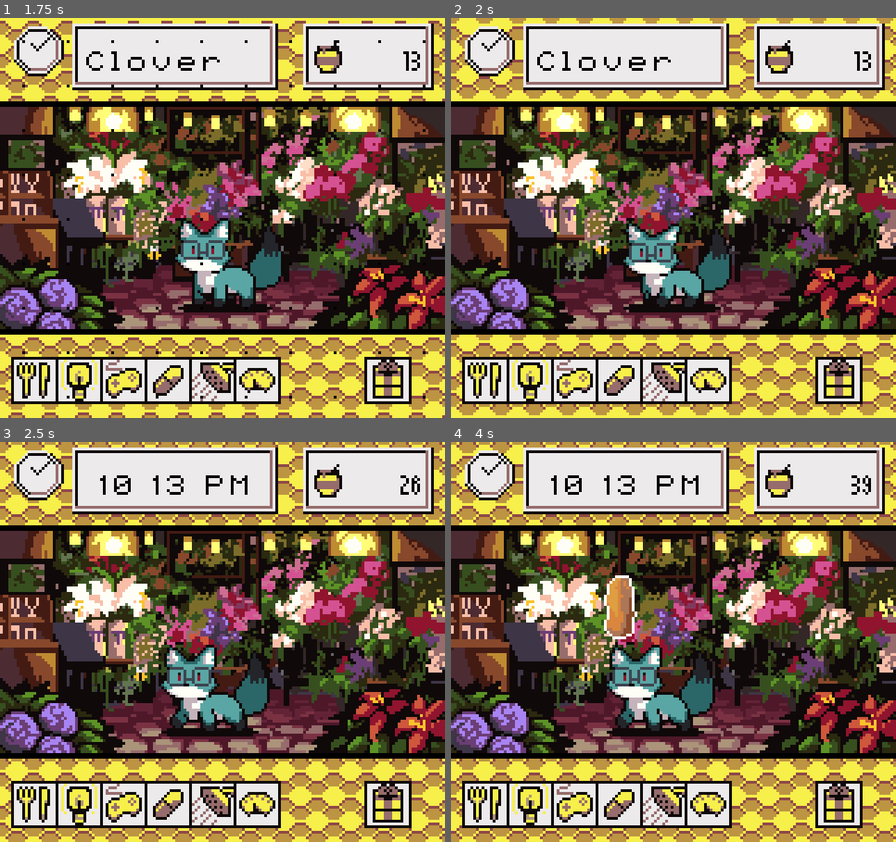
Above: before the commit, frames 1-4 (two rows, left to right).
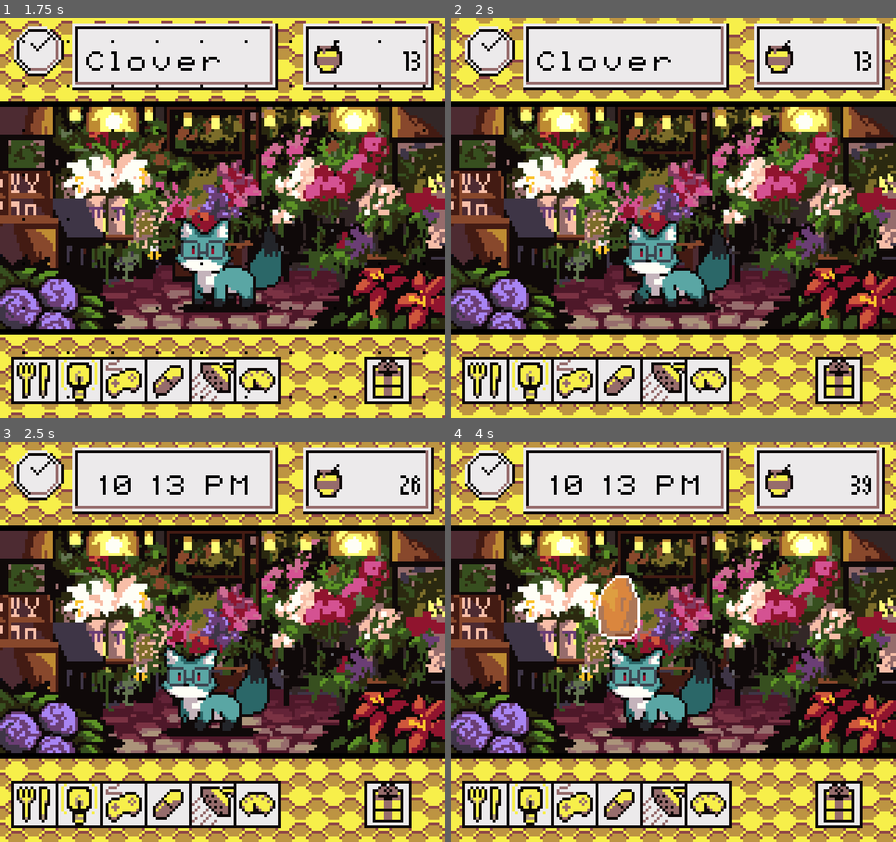
Above: after the commit, the same moments.

Repository: erodozer/pet.clover
Game: Godot game, scene res://Main.tscn
Same seed, same stepped clock (60 frames per second), same inputs: the game is played once before the commit and once after it.
Inputs (mouse positions are in pixels of both pictures, inside the frame that each line leads up to):
- Up to frame 1 (1.75 s): tap Enter at 0.5 s; move the mouse to (320, 198) at 0.52 s; click (320, 198) at 0.67 s; tap Space at 1.25 s; move the mouse to (133, 238) at 1.27 s; click (133, 238) at 1.42 s
- Up to frame 2 (2 s): no input
- Up to frame 3 (2.5 s): click (40, 482) at 2 s
- Up to frame 4 (4 s): click (486, 806) at 2.75 s; click (531, 806) at 3.5 s

Frame 1 is identical in both runs. In frame 2, 0.6% of the frame differs, in the area x 38-59%, y 50-73%; in frame 3, 0.6%; in frame 4, 1.4%, in the area x 32-55%, y 34-73%.

Commit message:
add soju and fries unlocks, food submenu

Diff:
--- a/GameState.gd
+++ b/GameState.gd
@@ -30,9 +30,7 @@
 
 var lights_on = true
 
-var unlocks = {
-	"game.plinko": false
-} setget _update_unlocks
+var unlocks = {} setget _update_unlocks
 
 signal stats_changed(stats)
 signal timers_changed(timers)
@@ -54,20 +52,26 @@
 func now() -> float:
 	return Time.get_unix_time_from_system()
 
-func can_act(action):
+func can_act(action, unlockable = null):
 	if not (action in timers):
 		return true
 
 	if stats.is_asleep:
 		return false
 
+	if unlockable and not unlocks.get(unlockable, false):
+		return false
+
 	var next_allowed: float = timers.get(action, 999999999.0)
 	return now() > next_allowed
 
 func _update_unlocks(change):
 	unlocks = {
-		"bath.soap": change.get("bath.soap", false),
-		"game.plinko": change.get("game.plinko", false),
+		"bath.soap": change.get("bath.soap", unlocks.get("bath.soap", false)),
+		"game.plinko": change.get("game.plinko", unlocks.get("game.plinko", false)),
+		"game.hilo": change.get("game.hilo", unlocks.get("game.hilo", false)),
+		"food.fries": change.get("food.fries", unlocks.get("food.fries", false)),
+		"food.soju": change.get("food.soju", unlocks.get("food.soju", false)),
 	}
 
 func _update_stats(change):
--- a/scenes/flowershop/FoodDrop.gd
+++ b/scenes/flowershop/FoodDrop.gd
@@ -4,6 +4,15 @@
 	"nuggie": {
 		"hungry": 50.0,
 		"cooldown": 30.0,
+	},
+	"fries": {
+		"hungry": 150.0,
+		"cooldown": 40.0
+	},
+	"soju": {
+		"hungry": 25.0,
+		"boredom": -25.0,
+		"cooldown": 20.0
 	}
 }
 
@@ -33,8 +42,9 @@
 	position = Vector2(-1000, -1000)
 
 	GameState.stats = {
-		"hungry": GameState.stats.hungry + FOODS[food_type].hungry,
+		"hungry": GameState.stats.hungry + FOODS[food_type].get("hungry", 0.0),
+		"boredom": GameState.stats.boredom + FOODS[food_type].get("boredom", 0.0),
 	}
 	GameState.timers = {
-		"eat": GameState.now() + FOODS[food_type].cooldown
+		"eat": GameState.now() + FOODS[food_type].get("cooldown", 0.0)
 	}
--- a/scenes/flowershop/Fox.tscn
+++ b/scenes/flowershop/Fox.tscn
@@ -71,7 +71,6 @@
 position = Vector2( 0, -19 )
 frames = ExtResource( 3 )
 animation = "walk"
-frame = 2
 playing = true
 
 [node name="Dirty" type="Node2D" parent="."]
--- a/scenes/flowershop/food/food.tres
+++ b/scenes/flowershop/food/food.tres
@@ -10,9 +10,40 @@
 [ext_resource path="res://scenes/flowershop/food/nuggie_eat_1.png" type="Texture" id=8]
 [ext_resource path="res://scenes/flowershop/food/nuggie_eat_2.png" type="Texture" id=9]
 [ext_resource path="res://scenes/flowershop/food/nuggie_eat_3.png" type="Texture" id=10]
+[ext_resource path="res://scenes/flowershop/food/soju_3.png" type="Texture" id=11]
+[ext_resource path="res://scenes/flowershop/food/soju_0.png" type="Texture" id=12]
+[ext_resource path="res://scenes/flowershop/food/soju_1.png" type="Texture" id=13]
+[ext_resource path="res://scenes/flowershop/food/soju_eat_2.png" type="Texture" id=14]
+[ext_resource path="res://scenes/flowershop/food/soju_2.png" type="Texture" id=15]
+[ext_resource path="res://scenes/flowershop/food/soju_4.png" type="Texture" id=16]
+[ext_resource path="res://scenes/flowershop/food/soju_eat_1.png" type="Texture" id=17]
+[ext_resource path="res://scenes/flowershop/food/soju_eat_4.png" type="Texture" id=18]
+[ext_resource path="res://scenes/flowershop/food/fries_eat_2.png" type="Texture" id=19]
+[ext_resource path="res://scenes/flowershop/food/fries_eat_4.png" type="Texture" id=20]
+[ext_resource path="res://scenes/flowershop/food/fries_eat_5.png" type="Texture" id=21]
+[ext_resource path="res://scenes/flowershop/food/fries_6.png" type="Texture" id=22]
+[ext_resource path="res://scenes/flowershop/food/fries_7.png" type="Texture" id=23]
+[ext_resource path="res://scenes/flowershop/food/fries_0.png" type="Texture" id=24]
+[ext_resource path="res://scenes/flowershop/food/fries_1.png" type="Texture" id=25]
+[ext_resource path="res://scenes/flowershop/food/fries_4.png" type="Texture" id=26]
+[ext_resource path="res://scenes/flowershop/food/fries_eat_1.png" type="Texture" id=27]
+[ext_resource path="res://scenes/flowershop/food/fries_3.png" type="Texture" id=28]
+[ext_resource path="res://scenes/flowershop/food/fries_eat_3.png" type="Texture" id=29]
+[ext_resource path="res://scenes/flowershop/food/fries_2.png" type="Texture" id=30]
+[ext_resource path="res://scenes/flowershop/food/fries_5.png" type="Texture" id=31]
 
 [resource]
 animations = [ {
+"frames": [ ExtResource( 24 ), ExtResource( 25 ), ExtResource( 30 ), ExtResource( 26 ), ExtResource( 28 ), ExtResource( 31 ), ExtResource( 22 ), ExtResource( 23 ) ],
+"loop": true,
+"name": "fries",
+"speed": 5.0
+}, {
+"frames": [ ExtResource( 24 ), ExtResource( 27 ), ExtResource( 19 ), ExtResource( 29 ), ExtResource( 20 ), ExtResource( 21 ) ],
+"loop": false,
+"name": "fries:eat",
+"speed": 3.0
+}, {
 "frames": [ ExtResource( 5 ), ExtResource( 1 ), ExtResource( 6 ), ExtResource( 2 ), ExtResource( 3 ), ExtResource( 1 ), ExtResource( 4 ), ExtResource( 2 ) ],
 "loop": true,
 "name": "nuggie",
@@ -22,4 +53,14 @@
 "loop": false,
 "name": "nuggie:eat",
 "speed": 2.0
+}, {
+"frames": [ ExtResource( 12 ), ExtResource( 13 ), ExtResource( 15 ), ExtResource( 11 ), ExtResource( 16 ) ],
+"loop": true,
+"name": "soju",
+"speed": 5.0
+}, {
+"frames": [ ExtResource( 12 ), ExtResource( 17 ), ExtResource( 14 ), ExtResource( 18 ) ],
+"loop": false,
+"name": "soju:eat",
+"speed": 2.0
 } ]
--- a/scenes/flowershop/scene.gd
+++ b/scenes/flowershop/scene.gd
@@ -5,6 +5,7 @@
 
 onready var fox = get_node("%Fox")
 onready var food = get_node("%FoodDrop")
+onready var menu = get_node("%UIControls")
 
 # barriers around twitch chat to prevent
 # processing too many commands or simultaneous commands
@@ -20,7 +21,7 @@
 		"lights on":
 			_toggle_lights(true)
 		"food", "give food":
-			_drop_food()
+			_drop_food("nuggie")
 		"bath", "bathe", "wash":
 			_bathe()
 		"heal", "cure", "give medicine":
@@ -67,7 +68,7 @@
 	var ui = get_node("UIControls")
 	var camera = fox.get_node("FollowCamera") as Camera2D
 
-	ui.show_back()
+	ui.show_submenu("stats")
 	var panel = get_node("%StatusPanel")
 	var tween = create_tween()
 	tween.parallel().tween_property(panel, "rect_position:x", 64.0, 0.3)
@@ -179,11 +180,27 @@
 	}
 	accepting_actions = true
 
-func _drop_food(food_type = "nuggie"):
+func _drop_food(food_type = null):
 	if not GameState.can_act("eat"):
 		return
 
 	accepting_actions = false
+
+	if not food_type:
+		food_type = "nuggie"
+		if GameState.unlocks.get("food.fries", false) or \
+		  GameState.unlocks.get("food.soju", false):
+			menu.show_submenu("food")
+			var result = yield(menu, "action_pressed")
+			var action = result[0]
+
+			if action == "back":
+				menu.show_menu()
+				accepting_actions = true
+				return
+			food_type = action
+			menu.show_menu()
+
 	# pause processing while lookin for food
 	NoClick.visible = true
 
--- a/scenes/flowershop/scene.tscn
+++ b/scenes/flowershop/scene.tscn
@@ -103,6 +103,7 @@
 script = ExtResource( 16 )
 
 [node name="UIControls" parent="." instance=ExtResource( 17 )]
+unique_name_in_owner = true
 
 [node name="StatusPanel" parent="UIControls" instance=ExtResource( 7 )]
 unique_name_in_owner = true
@@ -137,8 +138,8 @@
 material = SubResource( 15 )
 position = Vector2( 105, -39 )
 frames = ExtResource( 18 )
-animation = "nuggie"
-frame = 7
+animation = "fries:eat"
+frame = 5
 playing = true
 script = ExtResource( 28 )
 
@@ -161,6 +162,7 @@
 [node name="Sprite" type="AnimatedSprite" parent="WashScene/Fox"]
 position = Vector2( 0, -19 )
 frames = SubResource( 16 )
+frame = 4
 playing = true
 
 [node name="Manuka" type="Sprite" parent="WashScene/Fox"]
--- a/scenes/flowershop/ui/button/SimpleButton.gd
+++ b/scenes/flowershop/ui/button/SimpleButton.gd
@@ -5,6 +5,8 @@
 onready var on_icon = get_node("icon_on")
 
 export(String, "None", "eat", "bathe", "play", "medicine") var bind_to_timer = "None"
+export(String, "None", "food", "game", "stats") var submenu = "None"
+export(String) var unlockable
 
 func _ready():
 	connect("focus_entered", self, "_on_focus_entered")
@@ -43,4 +45,4 @@
 
 func _process(_delta):
 	if bind_to_timer != "None":
-		set_disabled(not GameState.can_act(bind_to_timer))
+		set_disabled(not GameState.can_act(bind_to_timer, unlockable))
--- a/scenes/flowershop/ui/controls/UiControls.gd
+++ b/scenes/flowershop/ui/controls/UiControls.gd
@@ -13,14 +13,16 @@
 	clock.connect("pressed", self, "_on_clock_toggled")
 	GameState.connect("stats_changed", self, "_update_stats")
 
-func show_back():
+func show_submenu(submenu):
 	for button in get_node("%Controls").get_children():
-		button.visible = false
+		button.visible = button.submenu == submenu and \
+			(not button.unlockable or GameState.unlocks.get(button.unlockable))
+
 	get_node("%Controls/Back").visible = true
 
 func show_menu():
 	for button in get_node("%Controls").get_children():
-		button.visible = true
+		button.visible = button.submenu == "None"
 	get_node("%Controls/Back").visible = false
 
 func _on_button_press(button):
--- a/scenes/flowershop/ui/controls/UiControls.tscn
+++ b/scenes/flowershop/ui/controls/UiControls.tscn
@@ -6,6 +6,7 @@
 [ext_resource path="res://scenes/flowershop/ui/icons/gift.png" type="Texture" id=4]
 [ext_resource path="res://scenes/flowershop/ui/icons/game.png" type="Texture" id=5]
 [ext_resource path="res://scenes/flowershop/ui/icons/medicine.png" type="Texture" id=6]
+[ext_resource path="res://scenes/flowershop/ui/icons/fries.png" type="Texture" id=7]
 [ext_resource path="res://scenes/flowershop/ui/icons/light.png" type="Texture" id=8]
 [ext_resource path="res://scenes/flowershop/ui/icons/bath.png" type="Texture" id=9]
 [ext_resource path="res://scenes/flowershop/ui/controls/UiControls.gd" type="Script" id=10]
@@ -21,6 +22,8 @@
 [ext_resource path="res://scenes/flowershop/ui/icons/bath_off.png" type="Texture" id=20]
 [ext_resource path="res://scenes/flowershop/ui/icons/game_off.png" type="Texture" id=21]
 [ext_resource path="res://scenes/flowershop/ui/icons/medicine_off.png" type="Texture" id=22]
+[ext_resource path="res://scenes/flowershop/ui/icons/nuggie.png" type="Texture" id=23]
+[ext_resource path="res://scenes/flowershop/ui/icons/soju.png" type="Texture" id=24]
 
 [sub_resource type="StyleBoxFlat" id=1]
 content_margin_bottom = 0.0
@@ -268,6 +271,50 @@
 [node name="icon_on" parent="BottomPanel/Controls/Back" index="1"]
 texture = ExtResource( 19 )
 
+[node name="Nuggie" parent="BottomPanel/Controls" instance=ExtResource( 13 )]
+visible = false
+margin_left = 32.0
+margin_right = 47.0
+toggle_mode = false
+bind_to_timer = "eat"
+submenu = "food"
+
+[node name="icon_off" parent="BottomPanel/Controls/Nuggie" index="0"]
+texture = ExtResource( 17 )
+
+[node name="icon_on" parent="BottomPanel/Controls/Nuggie" index="1"]
+texture = ExtResource( 23 )
+
+[node name="Fries" parent="BottomPanel/Controls" instance=ExtResource( 13 )]
+visible = false
+margin_left = 48.0
+margin_right = 63.0
+toggle_mode = false
+bind_to_timer = "eat"
+submenu = "food"
+unlockable = "food.fries"
+
+[node name="icon_off" parent="BottomPanel/Controls/Fries" index="0"]
+texture = ExtResource( 17 )
+
+[node name="icon_on" parent="BottomPanel/Controls/Fries" index="1"]
+texture = ExtResource( 7 )
+
+[node name="Soju" parent="BottomPanel/Controls" instance=ExtResource( 13 )]
+visible = false
+margin_left = 64.0
+margin_right = 79.0
+toggle_mode = false
+bind_to_timer = "eat"
+submenu = "food"
+unlockable = "food.soju"
+
+[node name="icon_off" parent="BottomPanel/Controls/Soju" index="0"]
+texture = ExtResource( 17 )
+
+[node name="icon_on" parent="BottomPanel/Controls/Soju" index="1"]
+texture = ExtResource( 24 )
+
 [editable path="BottomPanel/Controls/Food"]
 [editable path="BottomPanel/Controls/Light"]
 [editable path="BottomPanel/Controls/Game"]
@@ -276,3 +323,6 @@
 [editable path="BottomPanel/Controls/Health"]
 [editable path="BottomPanel/Controls/Gift"]
 [editable path="BottomPanel/Controls/Back"]
+[editable path="BottomPanel/Controls/Nuggie"]
+[editable path="BottomPanel/Controls/Fries"]
+[editable path="BottomPanel/Controls/Soju"]
--- a/scenes/unlockshop/UnlockShop.gd
+++ b/scenes/unlockshop/UnlockShop.gd
@@ -11,12 +11,12 @@
 		"price": 25000,
 		"description": "Play High-Low with Clover"
 	},
-#	{
-#		"flag": "food.burger",
-#		"name": "Burger",
-#		"price": 30000,
-#		"description": "Juicy burger, fattens up the fox quickly."
-#	},
+	{
+		"flag": "food.fries",
+		"name": "F. Fries",
+		"price": 30000,
+		"description": "A large order of fries.  Fattens up the fox quickly."
+	},
 #	{
 #		"flag": "food.ramen",
 #		"name": "Ramen",
@@ -35,12 +35,12 @@
 		"price": 40000,
 		"description": "Sometimes Clover will want to play Plinko with you"
 	},
-#	{
-#		"flag": "food.boba",
-#		"name": "Matcha Boba",
-#		"price": 60000,
-#		"description": "Give Clover a treat. Not filling, but improves mood"
-#	},
+	{
+		"flag": "food.soju",
+		"name": "Y. Soju",
+		"price": 60000,
+		"description": "Give Clover a treat. Not filling, but improves mood"
+	},
 #	{
 #		"flag": "game.gacha",
 #		"name": "Gacha",
@@ -103,7 +103,9 @@
 			GameState.reset(true, true, true)
 			SceneManager.change_scene("flowershop")
 		_:
-			GameState.unlocks.set(item.flag, true)
+			GameState.unlocks = {
+				item.flag: true,
+			}
 
 	select_item(true, item)
 
--- a/scenes/unlockshop/scene.tscn
+++ b/scenes/unlockshop/scene.tscn
@@ -111,7 +111,7 @@
 
 [node name="Unlockables" type="VBoxContainer" parent="VBoxContainer/MarginContainer2/ScrollContainer"]
 unique_name_in_owner = true
-margin_right = 148.0
+margin_right = 152.0
 size_flags_horizontal = 3
 
 [node name="MarginContainer" type="MarginContainer" parent="VBoxContainer"]
Not shown: 1 places in scenes/flowershop/food/food.tres that only renumber resources
Binary file added: scenes/flowershop/food/fries_0.png
Not shown, added: scenes/flowershop/food/fries_0.png.import
Binary file added: scenes/flowershop/food/fries_1.png
Not shown, added: scenes/flowershop/food/fries_1.png.import
Binary file added: scenes/flowershop/food/fries_2.png
Not shown, added: scenes/flowershop/food/fries_2.png.import
Binary file added: scenes/flowershop/food/fries_3.png
Not shown, added: scenes/flowershop/food/fries_3.png.import
Binary file added: scenes/flowershop/food/fries_4.png
Not shown, added: scenes/flowershop/food/fries_4.png.import
Binary file added: scenes/flowershop/food/fries_5.png
(and 40 more such lines)
